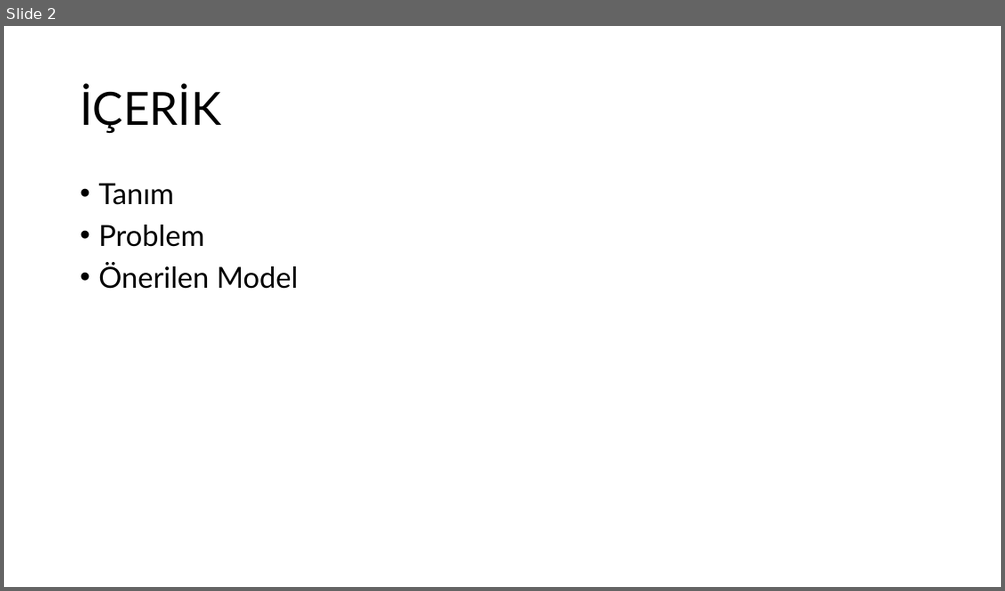
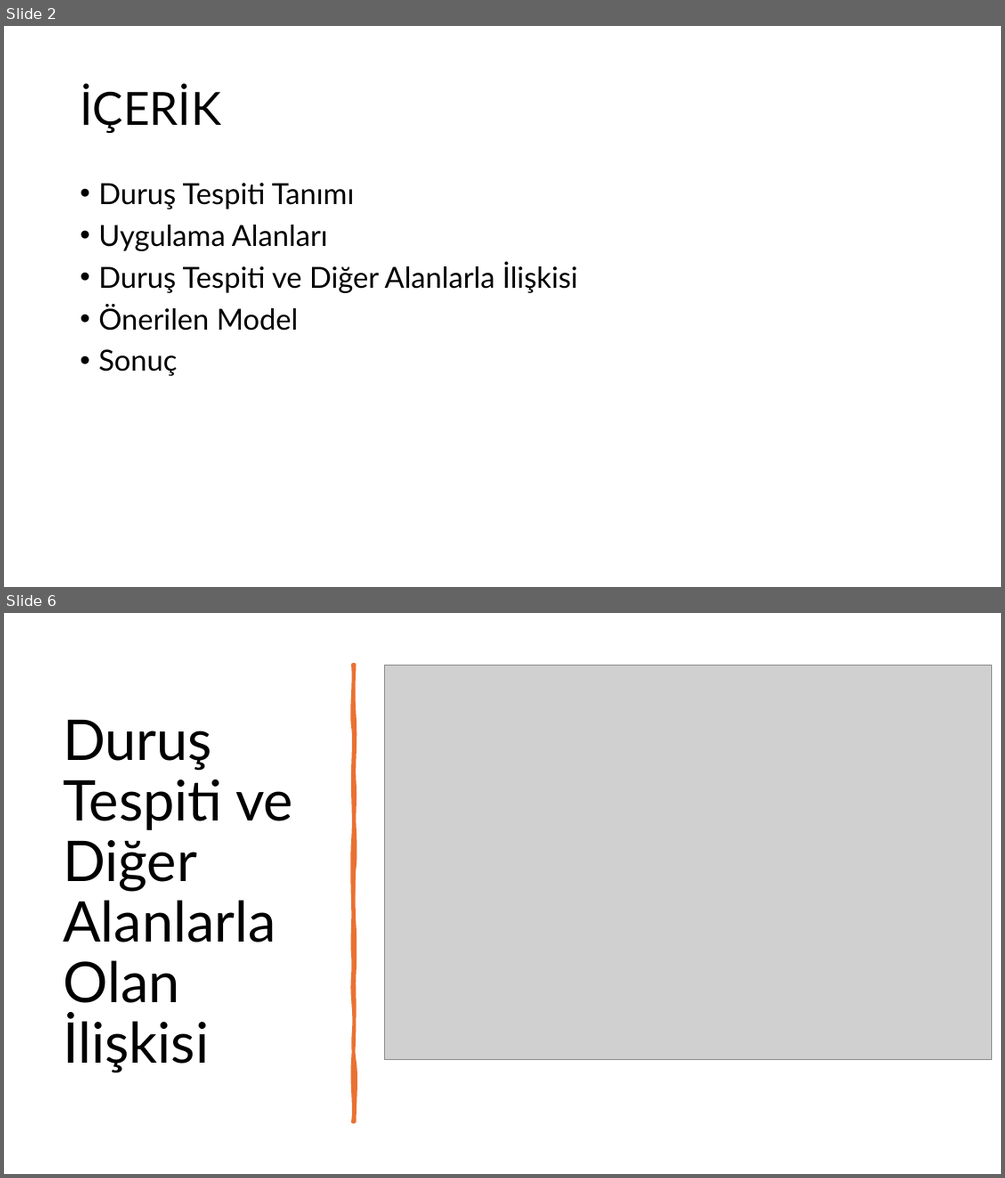
Before and after one commit to okanakvec/stance, a slide deck: ibrahim okan akvec seminer sunum.pptx. Shown one above the other, each under a label of ours: slide 2 before the commit, slides 2 and 6 after it; the slides between them are not shown. The pictures are 1005x591 and 1005x1178 pixels, drawn with LibreOffice and Linux fonts; fonts in the diff are those of the drawing; grey boxes stand for pictures. Boxes give left, top, right and bottom in pixels: in the first picture for what was removed or moved away, otherwise in the second. Text is boxed around its words. In the diff, an @@ line names an element or a change of style, - is before the commit and + after.

```diff
--- a/ibrahim okan akvec seminer sunum.pptx
+++ b/ibrahim okan akvec seminer sunum.pptx
@@ slide 6 added at <box>4,613,1001,1174</box>, background #FFFFFF @@
@@ freeform shape added at <box>353,665,355,1121</box>, fill #E97132, outline #E97132 3.25 pt @@
@@ picture added at <box>385,665,992,1060</box> @@
@@ title added at <box>63,720,293,1073</box>, 54 pt, text #000000 @@
+Duruş Tespiti ve Diğer Alanlarla Olan İlişkisi
@@ slide 2 changed as well @@
@@ text at <box>98,183,578,293</box>: text changed @@
-• Tanım
-• Problem
+• Duruş Tespiti Tanımı
+• Uygulama Alanları
+• Duruş Tespiti ve Diğer Alanlarla İlişkisi
@@ text at <box>98,349,177,376</box>: paragraph added @@
+• Sonuç
```
Also in this commit, not shown: 2 other slides changed, 4 other slides added, 5 slides removed, 2 other files.
